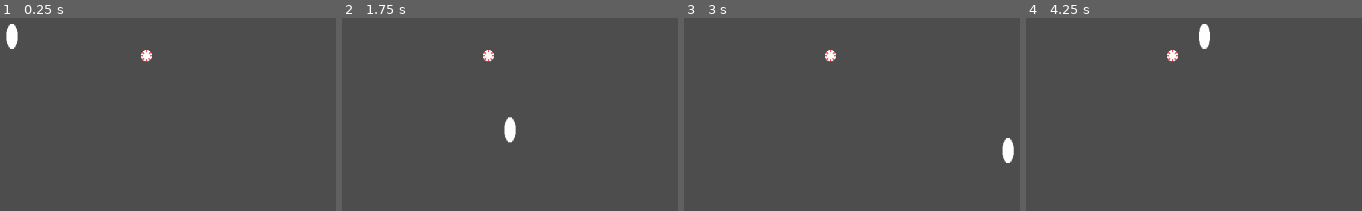
Above: before the commit, frames 1-4 (left to right).
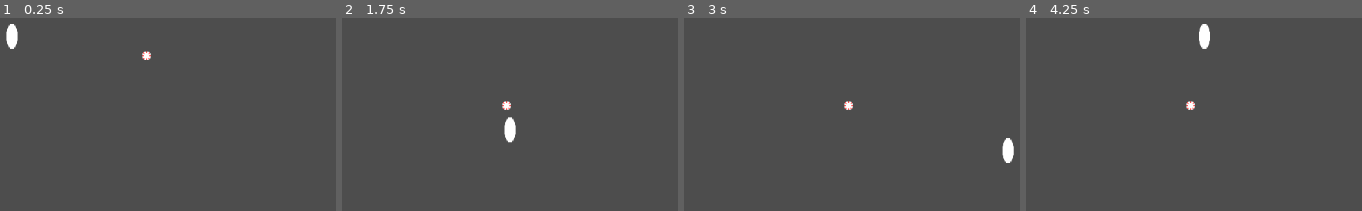
Above: after the commit, the same moments.

Repository: aryuserious/witch-in-training
Game: Godot game, scene res://scenes/level_1.tscn
Two runs of this game, one before a commit and one after it. Both use one fixed random seed, a clock stepped at 60 frames per second and the inputs below.
Inputs:
- Up to frame 1 (0.25 s): no input
- Up to frame 2 (1.75 s): tap Enter at 0.5 s; hold D (right) 0.53-1.28 s; tap Q (drop, bound only after the commit) at 0.6, 1.55 s; tap E (pickup, bound only after the commit) at 0.8, 1.35 s; hold S (down) from 1.28 s (still down)
- Up to frame 3 (3 s): tap Space at 2 s; release S (down) at 2.03 s; hold D (right) 2.03-2.78 s; tap Q (drop, bound only after the commit) at 2.1 s; tap E (pickup, bound only after the commit) at 2.3, 2.85 s; hold W (up) from 2.78 s (still down)
- Up to frame 4 (4.25 s): tap Q (drop, bound only after the commit) at 3.05, 3.6 s; release W (up) at 3.53 s; hold A (left) from 3.53 s (still down); tap E (pickup, bound only after the commit) at 3.8 s

The runs differ from the first frame. In frame 1, 0.1% of the frame differs, in the area x 41-46%, y 16-23%; in frame 2, 0.3%, in the area x 41-51%, y 16-48%; in frame 3, 0.3%; in frame 4, 0.3%.

Commit message:
player now can pickup and drop ingredients mainly worked on player script changed interact input action to pickup added drop input action gave player a detection range for detecting ingredients set the peppermint candy scene's ingredient_type to peppermint candy

Diff:
--- a/project.godot
+++ b/project.godot
@@ -41,8 +41,13 @@
 "events": [Object(InputEventKey,"resource_local_to_scene":false,"resource_name":"","device":-1,"window_id":0,"alt_pressed":false,"shift_pressed":false,"ctrl_pressed":false,"meta_pressed":false,"pressed":false,"keycode":0,"physical_keycode":83,"key_label":0,"unicode":115,"echo":false,"script":null)
 ]
 }
-interact={
+pickup={
 "deadzone": 0.5,
 "events": [Object(InputEventKey,"resource_local_to_scene":false,"resource_name":"","device":-1,"window_id":0,"alt_pressed":false,"shift_pressed":false,"ctrl_pressed":false,"meta_pressed":false,"pressed":false,"keycode":0,"physical_keycode":69,"key_label":0,"unicode":101,"echo":false,"script":null)
 ]
 }
+drop={
+"deadzone": 0.5,
+"events": [Object(InputEventKey,"resource_local_to_scene":false,"resource_name":"","device":-1,"window_id":0,"alt_pressed":false,"shift_pressed":false,"ctrl_pressed":false,"meta_pressed":false,"pressed":false,"keycode":0,"physical_keycode":81,"key_label":0,"unicode":113,"echo":false,"script":null)
+]
+}
--- a/scenes/peppermint_candy_ingredient.tscn
+++ b/scenes/peppermint_candy_ingredient.tscn
@@ -9,8 +9,10 @@
 
 [node name="PeppermintCandyIngredient" type="Area2D"]
 script = ExtResource("1_vuxb1")
+ingredient_type = 1
 
 [node name="Sprites" type="Node2D" parent="."]
+scale = Vector2(0.8, 0.8)
 
 [node name="Sprite2D" type="Sprite2D" parent="Sprites"]
 texture = ExtResource("2_p2dkn")
--- a/scenes/player.tscn
+++ b/scenes/player.tscn
@@ -6,6 +6,9 @@
 [sub_resource type="CapsuleShape2D" id="CapsuleShape2D_dtcbc"]
 radius = 8.0
 height = 36.0
+
+[sub_resource type="CircleShape2D" id="CircleShape2D_7ixw2"]
+radius = 30.0167
 
 [node name="Player" type="CharacterBody2D"]
 script = ExtResource("1_u0nfh")
@@ -16,3 +19,11 @@
 
 [node name="CollisionShape2D" type="CollisionShape2D" parent="."]
 shape = SubResource("CapsuleShape2D_dtcbc")
+
+[node name="Detection" type="Area2D" parent="."]
+
+[node name="CollisionShape2D" type="CollisionShape2D" parent="Detection"]
+shape = SubResource("CircleShape2D_7ixw2")
+
+[connection signal="area_entered" from="Detection" to="." method="_on_detection_area_entered"]
+[connection signal="area_exited" from="Detection" to="." method="_on_detection_area_exited"]
--- a/scripts/player.gd
+++ b/scripts/player.gd
@@ -5,12 +5,56 @@
 
 var speed = 300
 
+var ingredient_in_range : Ingredient # which ingredient is in range
+var current_ingredient : Ingredient # which ingredient is picked up
+
 
 func _physics_process(_delta):
     move()
+
+    # remember: when using ingredient_in_range or current_ingredient in an if statement
+    # it will return false if null, else it will return true
+    # if ingredient in range: says true as long as it is not null, but it is NOT a bool, it is
+    # an ingredient
+    if ingredient_in_range and !current_ingredient and Input.is_action_just_pressed("pickup"):
+        pickup_ingredient()
+
+    if current_ingredient and Input.is_action_just_pressed("drop"):
+        drop_ingredient()
+
+    if current_ingredient:
+        # ingredient looks like its being held by the player
+        current_ingredient.position = position
+        current_ingredient.position.x -= 5
 
 
 func move():
     var dir = Input.get_vector("left", "right", "up", "down")
     velocity = dir * speed
     move_and_slide()
+
+
+func pickup_ingredient():
+    current_ingredient = ingredient_in_range
+    # ingredient becomes smaller to look like its being held
+    current_ingredient.scale = Vector2(0.75, 0.75)
+
+
+func drop_ingredient():
+    # ingredient looks like its being dropped
+    current_ingredient.position.y += 20
+    current_ingredient.scale = Vector2(1, 1)
+
+    current_ingredient = null
+
+
+func _on_detection_area_entered(area:Area2D):
+    if area is Ingredient:
+        ingredient_in_range = area # again, this is WHICH ingredient is in range
+
+        print("ingredient detected")
+
+
+func _on_detection_area_exited(area:Area2D):
+    if area is Ingredient:
+        ingredient_in_range = null
Not shown: 1 places in scenes/player.tscn that only renumber resources
